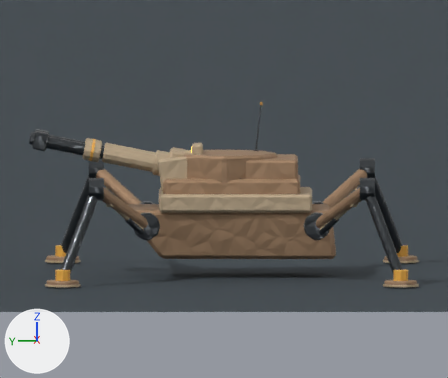
The Blender file content/source-art/bastion-siege-mech.blend, before and after one commit.
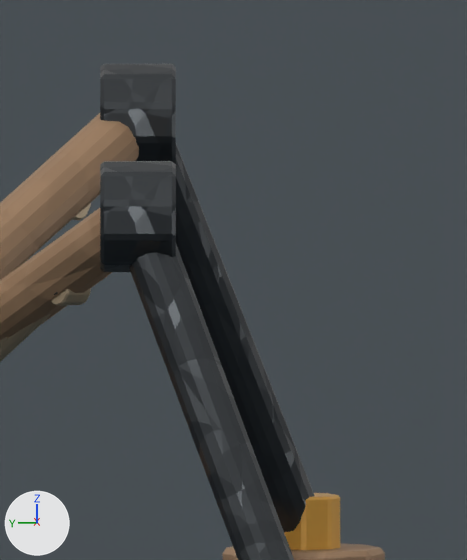
The first picture shows the older version from the file's camera 'PreviewCamera_SIDE'. The close-ups show the older and then the newer version on the part from 76% to 97% of the width and 38% to 68% of the height of that picture. Only the edits that show in the close-ups are written down. The axes (+X, +Y, +Z) are drawn at lower left. The lights are the same throughout.

The scene before the commit, as lines of its bpy script (objects in view):
```python
me_cylinder_003 = bpy.data.meshes.new('Cylinder.003')
me_cylinder_003.from_pydata(...)  # 60 vertices, 62 faces; spans x -0.143..0.143, y -0.1..0.1, z -0.147..0.147
me_cylinder_003.materials.append(mat_bastionsiegemech_gunmetal)
me_cylinder_004 = bpy.data.meshes.new('Cylinder.004')
me_cylinder_004.from_pydata(...)  # 48 vertices, 50 faces; spans x -0.297..0.297, y -0.282..0.282, z -0.605..0.605
me_cylinder_004.materials.append(mat_bastionsiegemech_gunmetal)
me_cylinder_075 = bpy.data.meshes.new('Cylinder.075')
me_cylinder_075.from_pydata(...)  # 60 vertices, 62 faces; spans x -0.158..0.158, y -0.127..0.127, z -0.128..0.128
me_cylinder_075.materials.append(mat_bastionsiegemech_wheelrim)  # beige #c4af91
ob_bastionsiegemechcrawlerleg_l_r_kneeknuckle = bpy.data.objects.new('BastionSiegeMechCrawlerLeg_L_R_KneeKnuckle', me_cylinder_003)
ob_bastionsiegemechcrawlerleg_l_r_kneeknuckle.location = (-2.027, -1.78, 1.25)
ob_bastionsiegemechcrawlerleg_l_r_tibiastrut = bpy.data.objects.new('BastionSiegeMechCrawlerLeg_L_R_TibiaStrut', me_cylinder_004)
ob_bastionsiegemechcrawlerleg_l_r_tibiastrut.location = (-2.264, -2.0, 0.675)
ob_bastionsiegemechpiston_quad_rl_innerramrod = bpy.data.objects.new('BastionSiegeMechPiston_Quad_RL_InnerRamRod', me_cylinder_075)
ob_bastionsiegemechpiston_quad_rl_innerramrod.location = (-1.619, -1.473, 0.926)
# also in view: 'PreviewFloor' at (0.0, 0.0, -0.01); 'BastionSiegeMechCrawlerLeg_R_R_KneeKnuckle' at (2.03, -1.78, 1.25); 'BastionSiegeMechCrawlerLeg_R_R_TibiaStrut' at (2.26, -2.0, 0.68); 'BastionSiegeMechCrawlerLeg_L_R_FemurBoom' at (-1.59, -1.45, 0.98); 'BastionSiegeMechCrawlerLeg_R_R_FootPad' at (2.5, -2.22, 0.04)
```
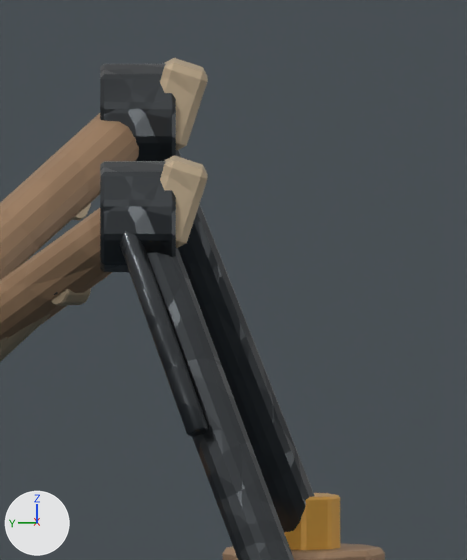
Changed parts and their boxes (x1, y1, x2, y2) in the close-ups (467 x 560 px):
'BastionSiegeMechCrawlerLeg_L_R_TibiaHydraulicShock', added: after (120, 232, 208, 437)
'BastionSiegeMechCrawlerLeg_R_R_KneeCapShield', added (brown): after (160, 58, 208, 150)
'BastionSiegeMechCrawlerLeg_L_R_KneeCapShield', added (brown): after (160, 155, 208, 248)

The change, as a list of edits to the scene's bpy script:
```text
Add me_cube_017:
    me_cube_017.from_pydata(...)  # 24 vertices, 26 faces; spans x -0.12..0.12, y -0.085..0.085, z -0.117..0.117
    me_cube_017.materials.append(mat_bastionsiegemech_lightarmor)
Add me_cylinder_052:
    me_cylinder_052.from_pydata(...)  # 36 vertices, 38 faces; spans x -0.144..0.144, y -0.136..0.136, z -0.314..0.314
    me_cylinder_052.materials.append(mat_bastionsiegemech_gunmetal)
Add me_cube_015:
    me_cube_015.from_pydata(...)  # 24 vertices, 26 faces; spans x -0.12..0.12, y -0.085..0.085, z -0.117..0.117
    me_cube_015.materials.append(mat_bastionsiegemech_lightarmor)
Add ob_bastionsiegemechcrawlerleg_r_r_kneecapshield:
    ob_bastionsiegemechcrawlerleg_r_r_kneecapshield = bpy.data.objects.new('BastionSiegeMechCrawlerLeg_R_R_KneeCapShield', me_cube_017)
    ob_bastionsiegemechcrawlerleg_r_r_kneecapshield.location = (2.027, -1.88, 1.29)
Add ob_bastionsiegemechcrawlerleg_l_r_tibiahydraulicshock:
    ob_bastionsiegemechcrawlerleg_l_r_tibiahydraulicshock = bpy.data.objects.new('BastionSiegeMechCrawlerLeg_L_R_TibiaHydraulicShock', me_cylinder_052)
    ob_bastionsiegemechcrawlerleg_l_r_tibiahydraulicshock.location = (-2.226, -1.83, 0.998)
Add ob_bastionsiegemechcrawlerleg_l_r_kneecapshield:
    ob_bastionsiegemechcrawlerleg_l_r_kneecapshield = bpy.data.objects.new('BastionSiegeMechCrawlerLeg_L_R_KneeCapShield', me_cube_015)
    ob_bastionsiegemechcrawlerleg_l_r_kneecapshield.location = (-2.027, -1.88, 1.29)
```
